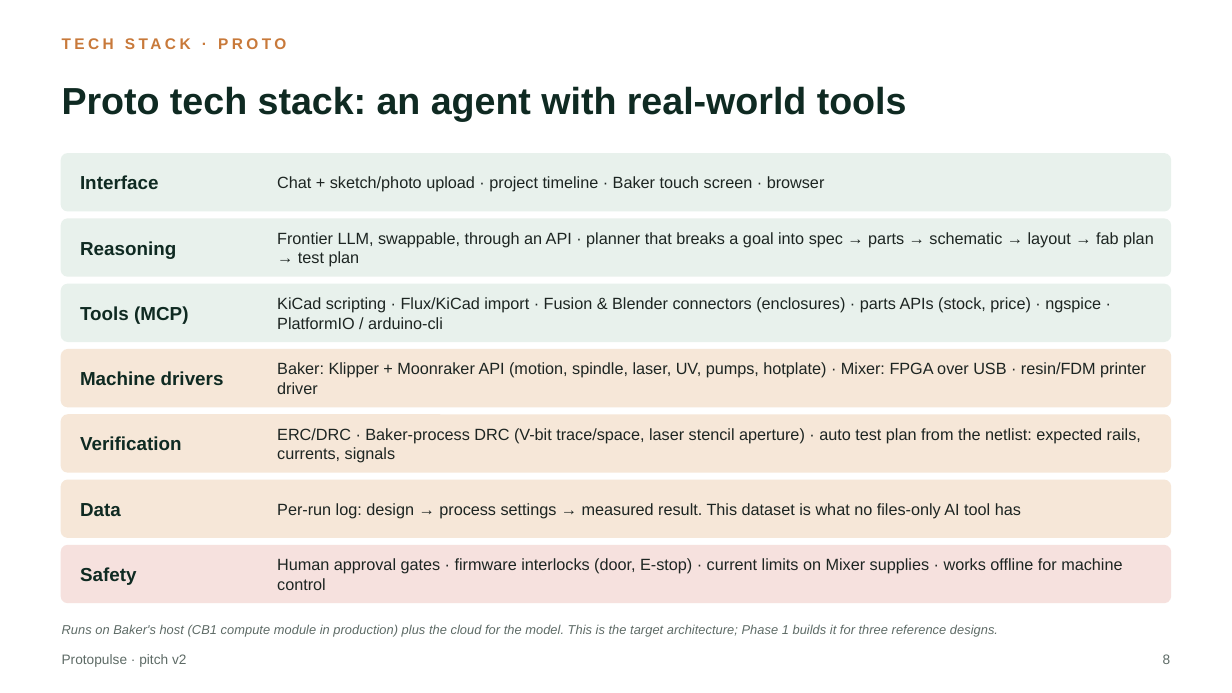
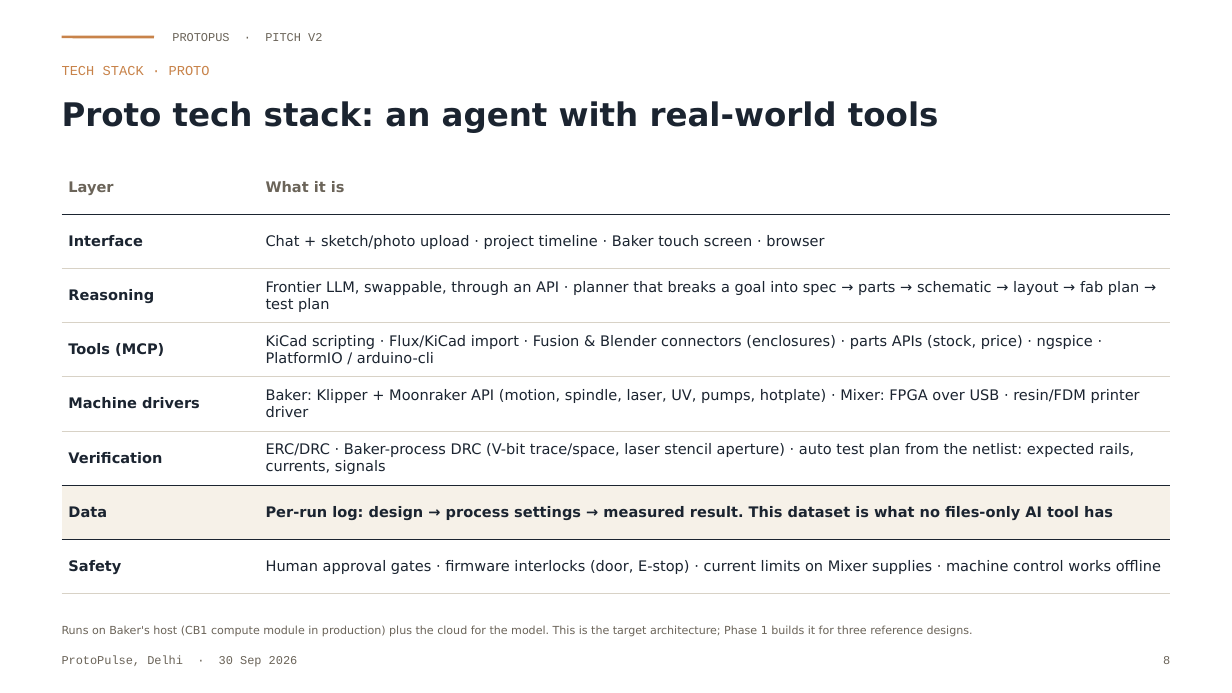
Before and after one commit to Soham-ece/nn, a slide deck: slide 8 of protopulse_murder_board/Protopulse_Pitch_v2.pptx. Drawn at 1232x693 pixels with LibreOffice and Linux fonts; fonts in the diff are those of the drawing. Boxes give left, top, right and bottom in pixels: in the first picture for what was removed or moved away, otherwise in the second. Text is boxed around its words. In the diff, an @@ line names an element or a change of style, - is before the commit and + after.

```diff
--- a/protopulse_murder_board/Protopulse_Pitch_v2.pptx
+++ b/protopulse_murder_board/Protopulse_Pitch_v2.pptx
@@ line added from (62, 37) to (154, 37), #C8834A 1.5 pt @@
@@ text at <box>172,33,322,41</box>: text changed; size 8 to 7 pt; font Arial to Courier New; text colour #5E6B66 to #6B6459 @@
-Protopulse · pitch v2
+PROTOPUS · PITCH V2
@@ text "Proto tech stack: an agent ...": place and size @@
-text "Proto tech stack: an agent ..." at <box>62,86,907,122</box>
+text "Proto tech stack: an agent ..." at <box>62,101,939,133</box>
@@ text "Proto tech stack: an agent ..." at <box>62,101,939,133</box>: size 22 to 19 pt, font Arial to DejaVu Sans, text colour #0F2A22 to #1B2430 @@
@@ text "TECH STACK · PROTO": place and size @@
-text "TECH STACK · PROTO" at <box>62,34,1170,62</box>
+text "TECH STACK · PROTO" at <box>62,66,210,75</box>
@@ text "TECH STACK · PROTO" at <box>62,66,210,75</box>: size 9 to 8 pt, font Arial to Courier New, text colour #C8793A to #C8834A, letter spacing 2 to 0 pt, bold off @@
@@ rounded rectangle removed at <box>62,154,1170,211</box> @@
@@ table added at <box>62,160,1170,578</box>, 8 rows, 2 columns @@
+Layer | What it is
+Interface | Chat + sketch/photo upload · project timeline · Baker touch screen · browser
+Reasoning | Frontier LLM, swappable, through an API · planner that breaks a goal into spec → parts → schematic → layout → fab plan → test plan
+Tools (MCP) | KiCad scripting · Flux/KiCad import · Fusion & Blender connectors (enclosures) · parts APIs (stock, price) · ngspice · PlatformIO / arduino-cli
+Machine drivers | Baker: Klipper + Moonraker API (motion, spindle, laser, UV, pumps, hotplate) · Mixer: FPGA over USB · resin/FDM printer driver
+Verification | ERC/DRC · Baker-process DRC (V-bit trace/space, laser stencil aperture) · auto test plan from the netlist: expected rails, currents, signals
+Data | Per-run log: design → process settings → measured result. This dataset is what no files-only AI tool has
+Safety | Human approval gates · firmware interlocks (door, E-stop) · current limits on Mixer supplies · machine control works offline
@@ text removed at <box>80,175,159,189</box> @@
-Interface
@@ text removed at <box>277,176,825,192</box> @@
-Chat + sketch/photo upload · project timeline · Baker touch screen · browser
@@ rounded rectangle removed at <box>62,219,1170,276</box> @@
@@ text removed at <box>277,232,1154,267</box> @@
-Frontier LLM, swappable, through an API · planner that breaks a goal into spec → parts → schematic → layout → fab plan → test plan
@@ text removed at <box>80,241,176,259</box> @@
-Reasoning
@@ rounded rectangle removed at <box>62,285,1170,341</box> @@
@@ text removed at <box>277,297,1101,329</box> @@
-KiCad scripting · Flux/KiCad import · Fusion & Blender connectors (enclosures) · parts APIs (stock, price) · ngspice · PlatformIO / arduino-cli
@@ text removed at <box>80,306,188,324</box> @@
-Tools (MCP)
@@ rounded rectangle removed at <box>62,350,1170,407</box> @@
@@ text removed at <box>80,371,224,385</box> @@
-Machine drivers
@@ text removed at <box>277,362,1146,394</box> @@
-Baker: Klipper + Moonraker API (motion, spindle, laser, UV, pumps, hotplate) · Mixer: FPGA over USB · resin/FDM printer driver
@@ rounded rectangle removed at <box>62,415,1170,472</box> @@
@@ text removed at <box>80,436,182,450</box> @@
-Verification
@@ text removed at <box>277,428,1141,463</box> @@
-ERC/DRC · Baker-process DRC (V-bit trace/space, laser stencil aperture) · auto test plan from the netlist: expected rails, currents, signals
@@ rounded rectangle removed at <box>62,480,1170,537</box> @@
@@ text removed at <box>80,503,121,516</box> @@
-Data
@@ text removed at <box>277,503,1021,519</box> @@
-Per-run log: design → process settings → measured result. This dataset is what no files-only AI tool has
@@ rounded rectangle removed at <box>62,546,1170,602</box> @@
@@ text removed at <box>80,567,137,585</box> @@
-Safety
@@ text removed at <box>277,558,1122,590</box> @@
-Human approval gates · firmware interlocks (door, E-stop) · current limits on Mixer supplies · works offline for machine control
@@ text "Runs on Baker's host (CB1 ..." at <box>62,625,973,637</box>: size 7.5 to 6.5 pt, font Arial to DejaVu Sans, text colour #5E6B66 to #6B6459, italic off @@
@@ text added at <box>62,656,298,667</box>, 7 pt, text #6B6459 @@
+ProtoPulse, Delhi · 30 Sep 2026
@@ text "8" at <box>1163,656,1170,664</box>: size 8 to 7 pt, font Arial to Courier New, text colour #5E6B66 to #6B6459 @@
```
Also in this commit, not shown: 29 other slides changed.
